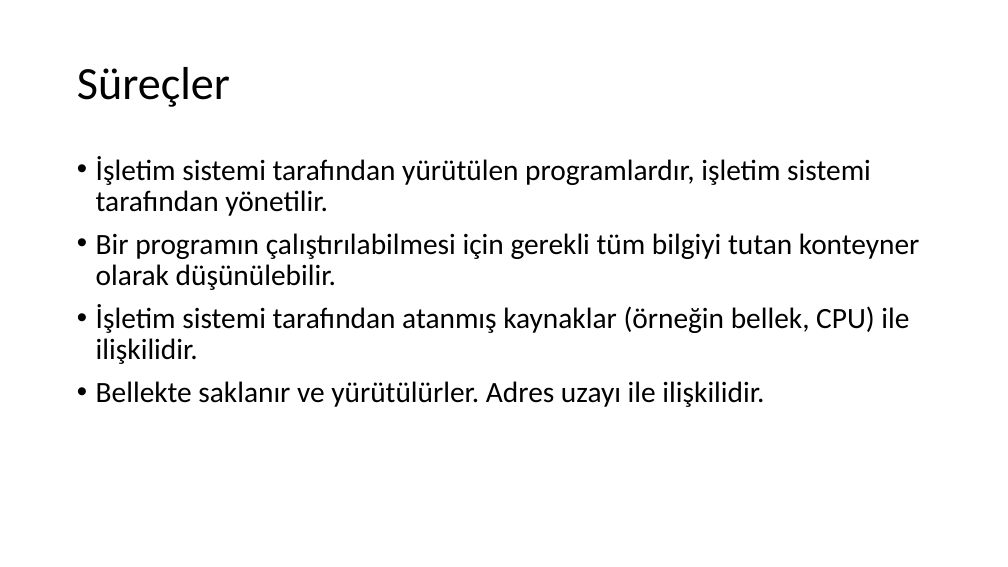
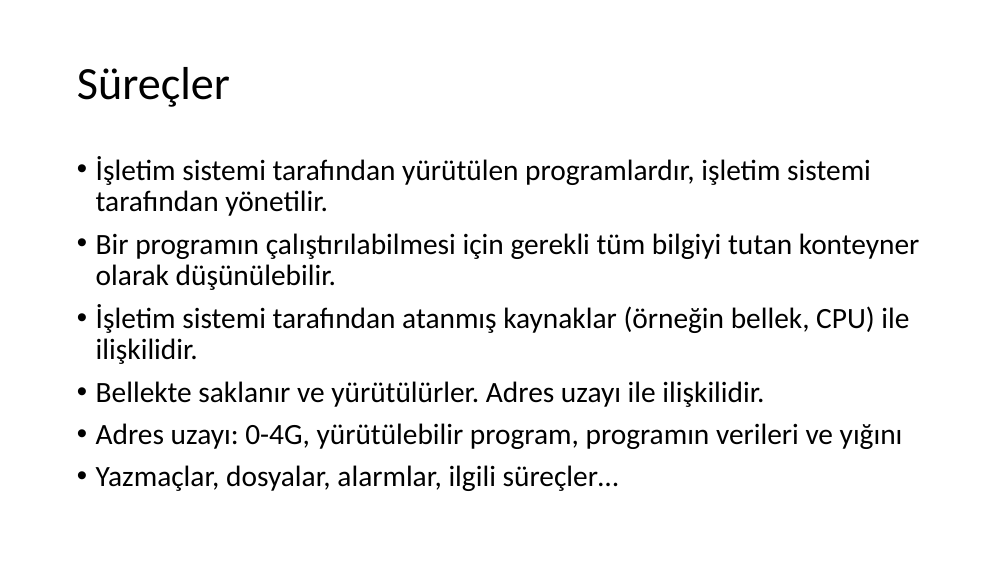
Before and after one commit to sercankulcu/sercankulcu.github.io, a slide deck: slide 56 of assets/teaching/os/1_Bolum_1_Giris.pptx (slide 30 before the commit). Drawn at 1008x567 pixels with LibreOffice and Linux fonts; fonts in the diff are those of the drawing. Boxes give left, top, right and bottom in pixels: in the first picture for what was removed or moved away, otherwise in the second. Text is boxed around its words. In the diff, an @@ line names an element or a change of style, - is before the commit and + after.

```diff
--- a/assets/teaching/os/1_Bolum_1_Giris.pptx
+++ b/assets/teaching/os/1_Bolum_1_Giris.pptx
@@ text at (96,423,903,491): paragraphs added @@
+• Adres uzayı: 0-4G, yürütülebilir program, programın verileri ve yığını
+• Yazmaçlar, dosyalar, alarmlar, ilgili süreçler…
```
Also in this commit, not shown: 7 other slides changed, 28 slides added, 1 other file.
